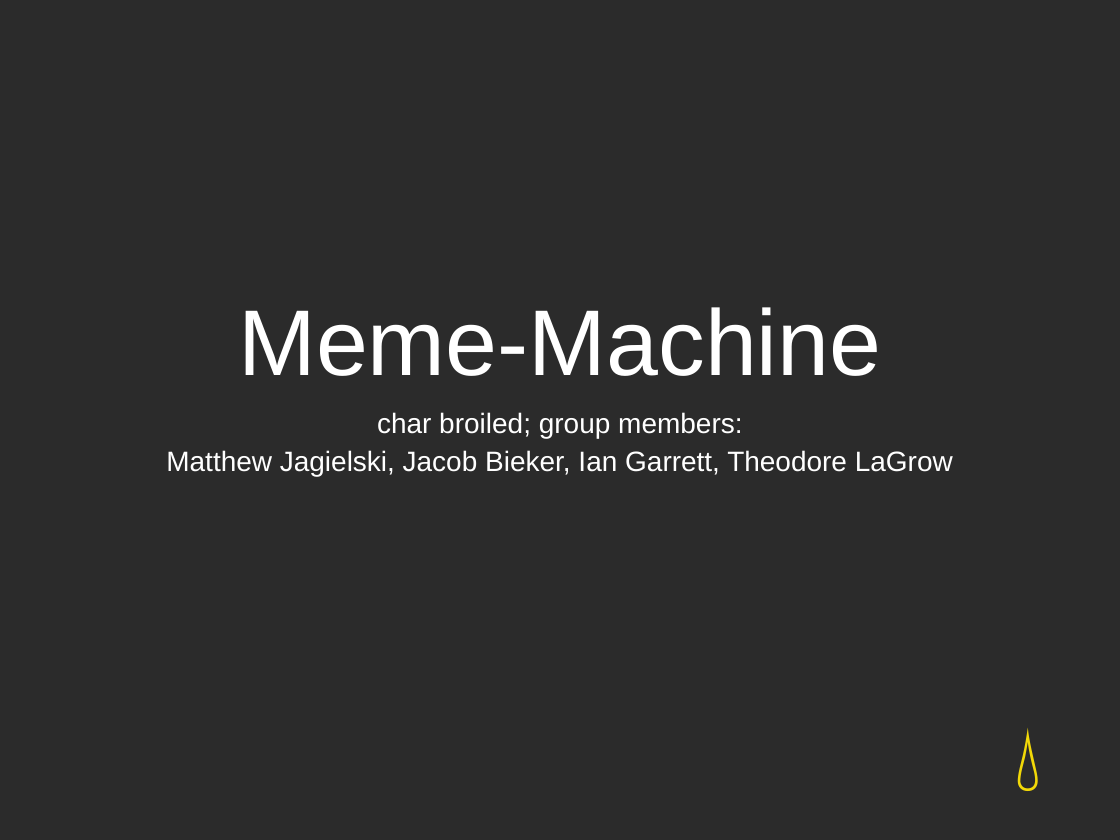
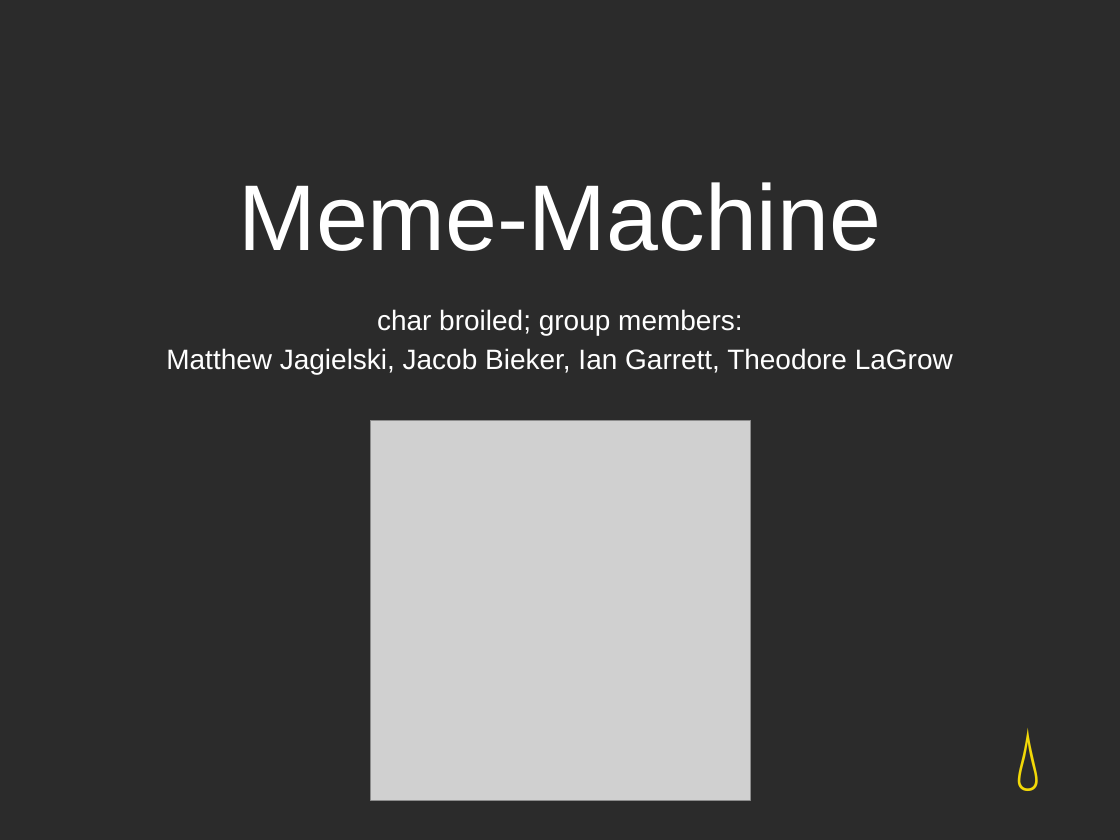
Before and after one commit to tjlagrow/Meme-Machine, a slide deck: slide 1 of Presentation/Project Presentation.pptx. Drawn at 1120x840 pixels with LibreOffice and Linux fonts; fonts in the diff are those of the drawing; grey boxes stand for pictures; background and template pictures are left out; a plain dark background stands for a picture behind light text. Boxes give left, top, right and bottom in pixels: in the first picture for what was removed or moved away, otherwise in the second. Text is boxed around its words. In the diff, an @@ line names an element or a change of style, - is before the commit and + after.

Commit message:
More Skeleton!
(yes, you saw the picture…)

```diff
--- a/Presentation/Project Presentation.pptx
+++ b/Presentation/Project Presentation.pptx
@@ title "Meme-Machine": place and size @@
-title "Meme-Machine" at [238, 307, 881, 376]
+title "Meme-Machine" at [238, 182, 881, 251]
@@ subtitle "char broiled; group members:": place and size @@
-subtitle "char broiled; group members:" at [166, 412, 953, 476]
+subtitle "char broiled; group members:" at [166, 309, 953, 374]
@@ picture added at [371, 420, 750, 800] @@
```
Also in this commit, not shown: 2 other slides changed, 7 slides added.
